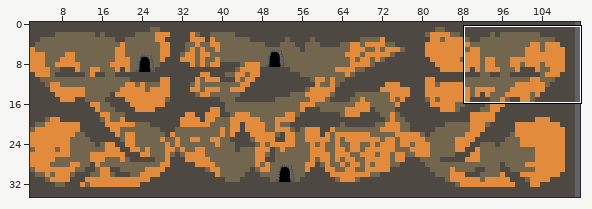
Tiled map (JSON) -- Beta/ressources/Tiled/underground_level_01.JSON. The picture above shows the old version from afar; the outline marks the close-up.
Close-up. The starting point:
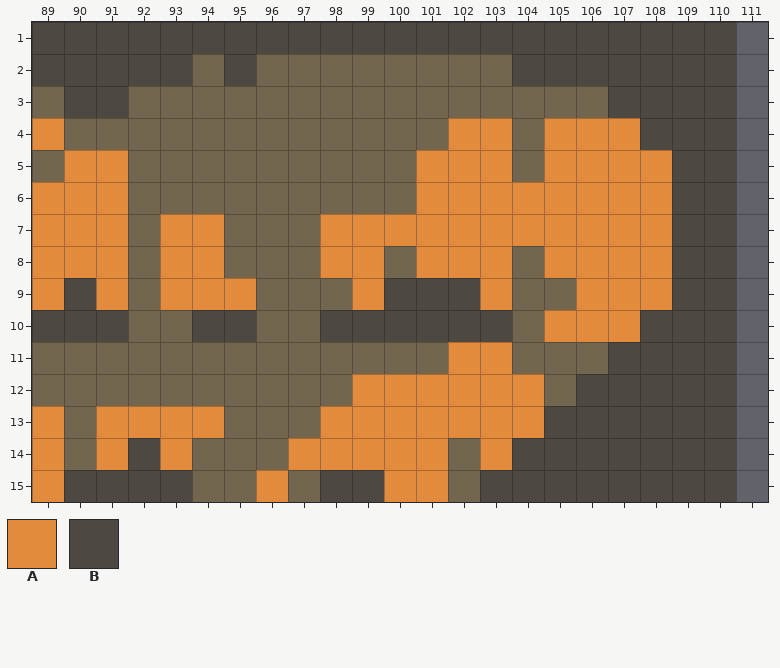
Cells are 64x64 px. Shown: x 89..111, y 1..15.
Key: from "underground tuile": A 102, B 108.
_ is an empty cell, # one hidden under a higher layer.
Layers that did not change in this view are not listed.
Layer "dirt" before, first column x 89:
 1 _______________________
 2 _______________________
 3 _______________________
 4 A____________AA_AAA____
 5 _AA_________AAA_AAAA___
 6 AAA_________AAAAAAAA___
 7 AAA_AA___AAAAAAAAAAA___
 8 AAA_AA___AA_AAA_AAAA___
 9 A#A_AAA___A___A__AAA___
10 ________________AAA____
11 _____________AA________
12 __________AAAAAA_______
13 A_AAAA___AAAAAAA_______
14 A_A_A___AAAAA_A________
15 A______A___AA__________
Layer "mur" before, first column x 89:
 1 BBBBBBBBBBBBBBBBBBBBBB_
 2 BBBBB_B________BBBBBBB_
 3 _BB_______________BBBB_
 4 ___________________BBB_
 5 ____________________BB_
 6 ____________________BB_
 7 ____________________BB_
 8 ____________________BB_
 9 _B_________BBB______BB_
10 BBB__BB__BBBBBB____BBB_
11 __________________BBBB_
12 _________________BBBBB_
13 ________________BBBBBB_
14 ___B___________BBBBBBB_
15 _BBBB____BB___BBBBBBBB_
The result:
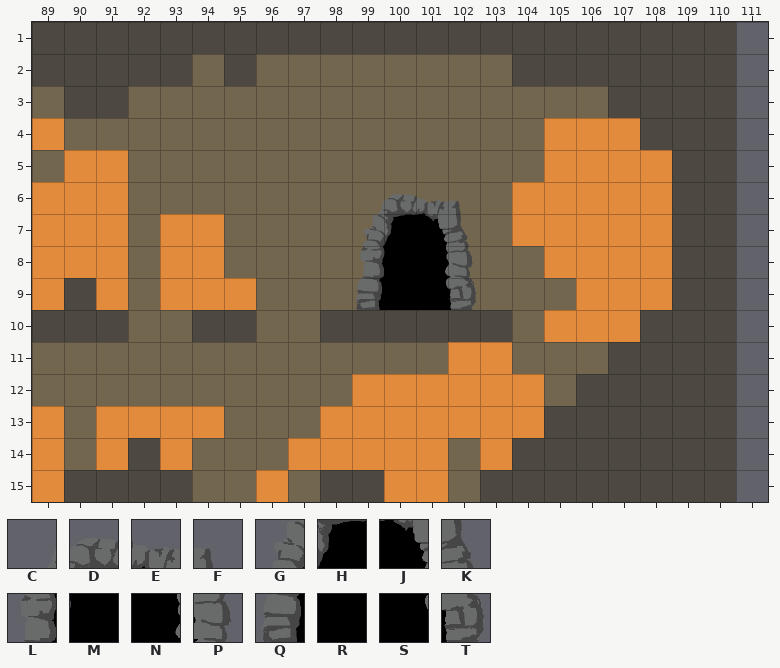
Further tiles: from "underground tuile": C 65, D 66, E 67, F 68, G 115, H 116, J 117, K 118, L 165, M 166, N 167, P 168, Q 215, R 216, S 217, T 218.
The edit:
Layer "dirt":
The edit erases tile A in row 4 at x 102 to 103; in rows 5 to 6 at x 101 to 103; in row 7 at x 98 to 103; in row 8 at x 98 to 99 and 101 to 103; in row 9 at x 99 and 103.
Layer "mur":
The edit erases tile B in row 9 at x 100 to 102.
Layer "porte_vis":
Tile C now appears in row 6 at x 99.
Tile D now appears in row 6 at x 100.
Tile E now appears in row 6 at x 101.
Tile F now appears in row 6 at x 102.
Tile G now appears in row 7 at x 99.
Tile H now appears in row 7 at x 100.
Tile J now appears in row 7 at x 101.
Tile K now appears in row 7 at x 102.
Tile L now appears in row 8 at x 99.
Tile M now appears in row 8 at x 100.
Tile N now appears in row 8 at x 101.
Tile P now appears in row 8 at x 102.
Tile Q now appears in row 9 at x 99.
Tile R now appears in row 9 at x 100.
Tile S now appears in row 9 at x 101.
Tile T now appears in row 9 at x 102.
Boxes around the changes in both close-ups, in picture pixels (x1, y1, x2, y2):
changed: (320, 118, 512, 310)
